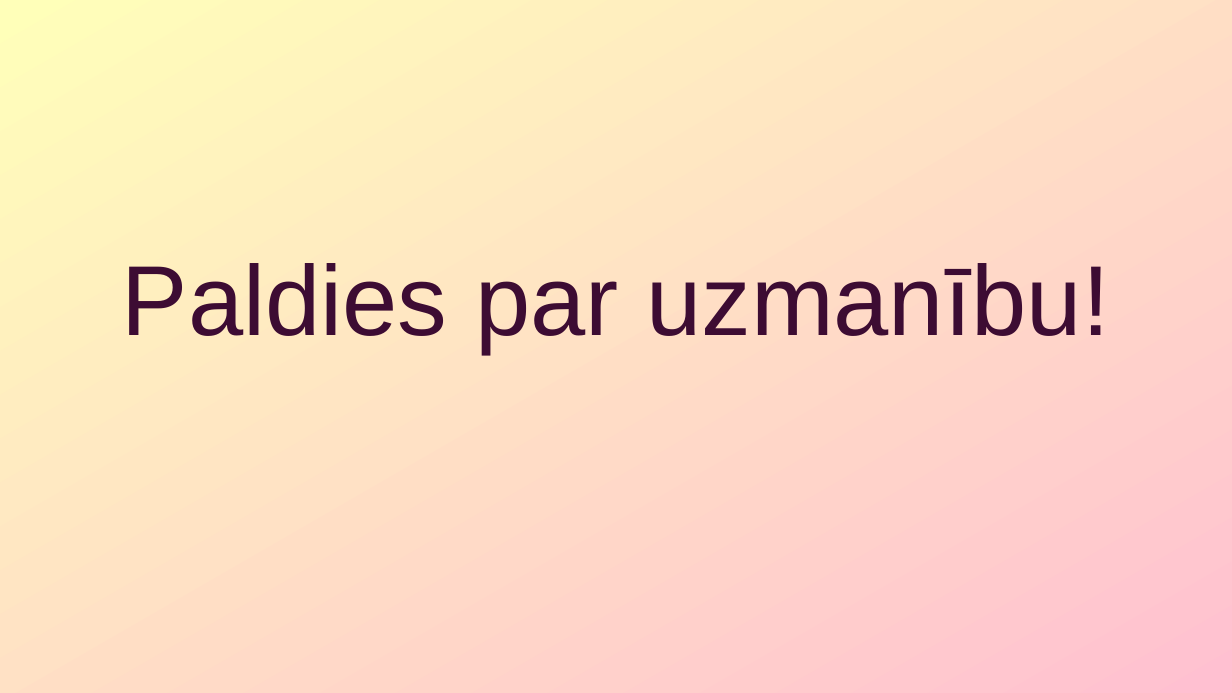
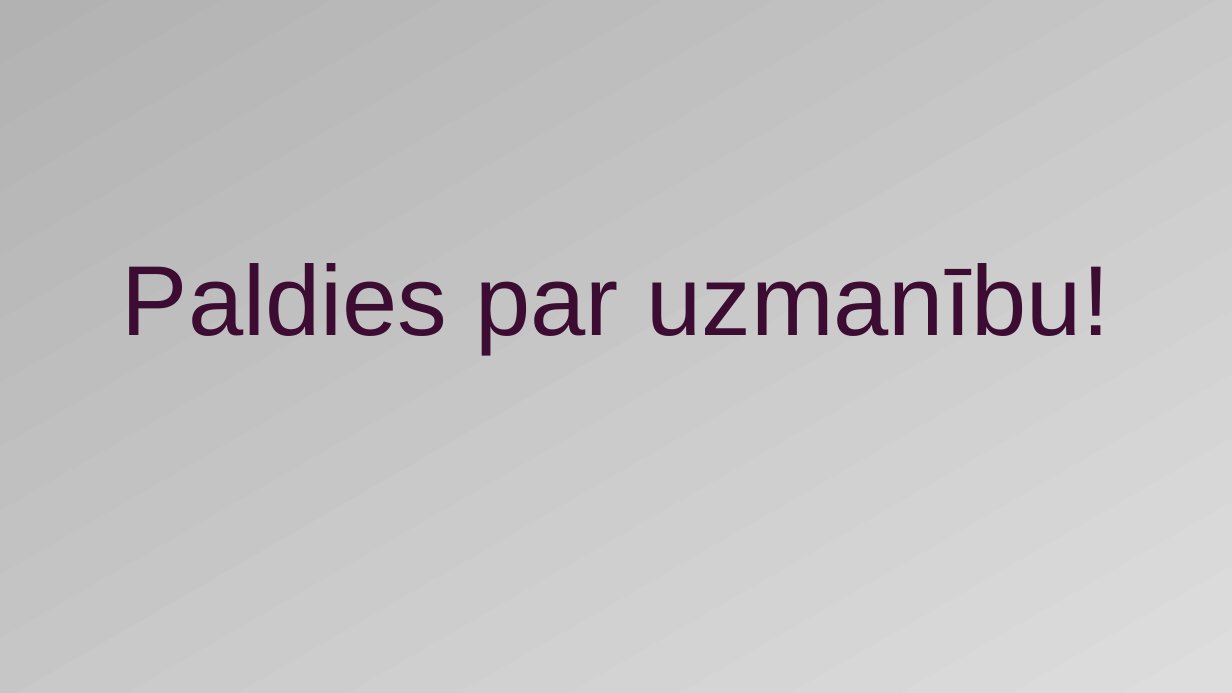
Before and after one commit to rvtprog-kval-21/d41-DenissStrombergs-InternetaVeikalaDatuUzskaitesAutomatizetaSistema, a slide deck: slide 9 of dokumentacija/prezentacija.pptx. Drawn at 1232x693 pixels with LibreOffice and Linux fonts; fonts in the diff are those of the drawing. Boxes give left, top, right and bottom in pixels: in the first picture for what was removed or moved away, otherwise in the second. Text is boxed around its words. In the diff, an @@ line names an element or a change of style, - is before the commit and + after.

```diff
--- a/dokumentacija/prezentacija.pptx
+++ b/dokumentacija/prezentacija.pptx
@@ background gradient #FFFFB9 to #FFC0D1 to gradient #B2B2B2 to #DDDDDD @@
```
Also in this commit, not shown: 4 other slides changed, 4 slides added, 4 slides removed, 2 other files.
